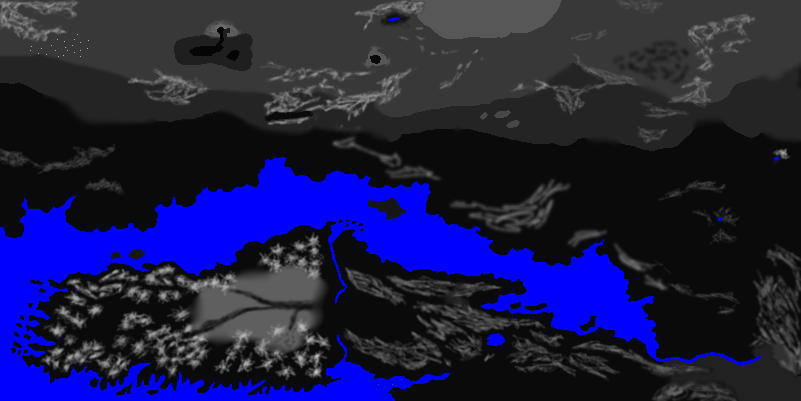
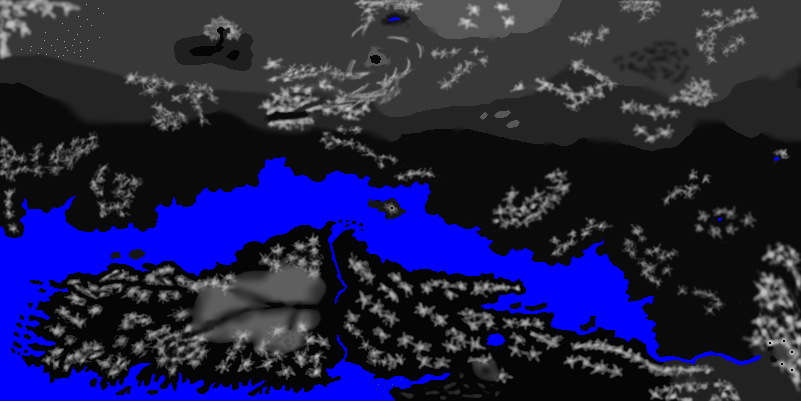
Layers edited between the first and the second 801×401 image:
painted on "map_heights.tga" over [0, 0, 801, 401]
hid "ground_Types", painted on it over [0, 0, 801, 401]
painted on "Climates" over [0, 0, 801, 401]
